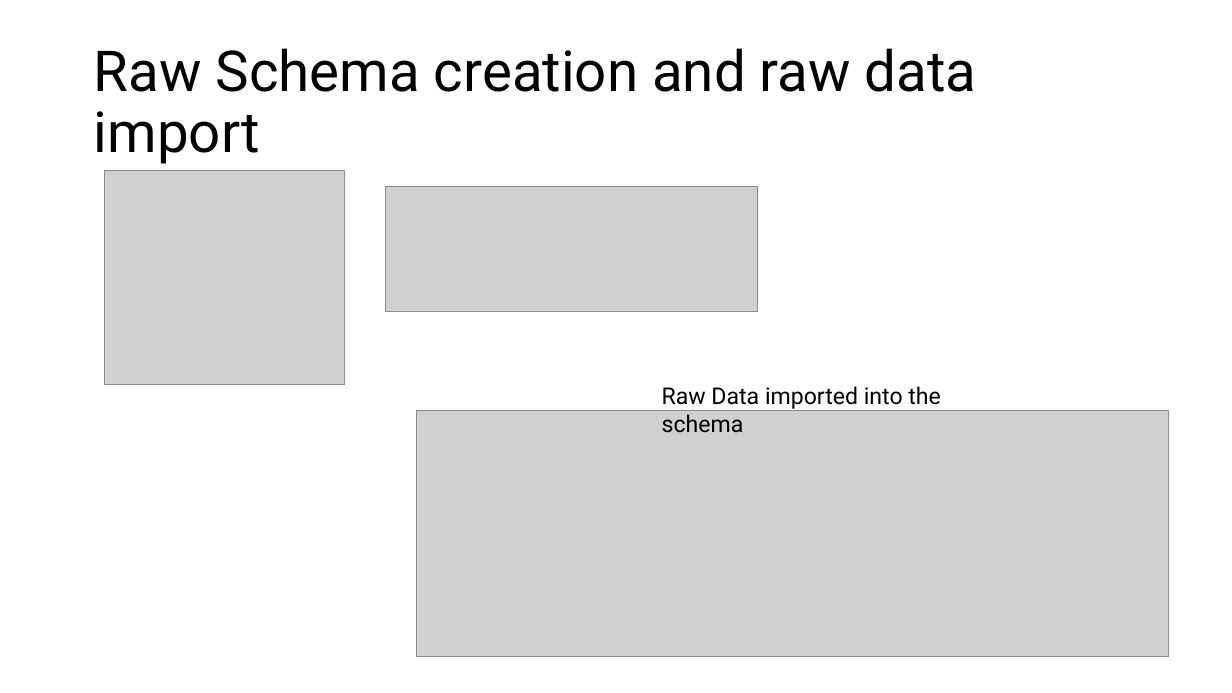
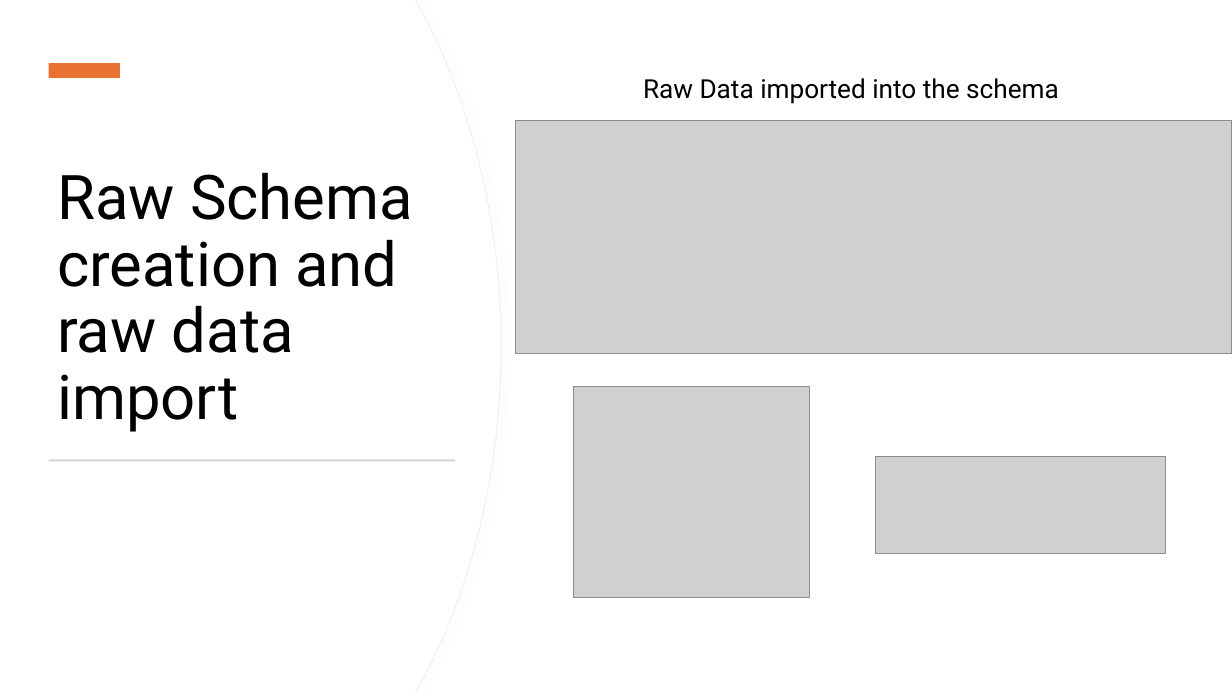
Before and after one commit to za250120548/M_SC_BIGDATA_ERT2025, a slide deck: slide 5 of Unidad_3/work/Unidad3_Evidence.pptx. Drawn at 1232x693 pixels with LibreOffice and Linux fonts; fonts in the diff are those of the drawing; grey boxes stand for pictures. Boxes give left, top, right and bottom in pixels: in the first picture for what was removed or moved away, otherwise in the second. Text is boxed around its words. In the diff, an @@ line names an element or a change of style, - is before the commit and + after.

Commit message:
add name and format to the Unidad3 evidence ppt

```diff
--- a/Unidad_3/work/Unidad3_Evidence.pptx
+++ b/Unidad_3/work/Unidad3_Evidence.pptx
@@ freeform shape added at [0,0,501,693], fill #FFFFFF, outline #EFEFEF 0.75 pt @@
@@ freeform shape added at [0,0,500,693], fill #FFFFFF @@
@@ rectangle added at [49,63,120,78], fill #E97132 @@
@@ text "Raw Data imported into the ...": place and size @@
-text "Raw Data imported into the ..." at [662,386,940,433]
+text "Raw Data imported into the ..." at [643,78,1059,104]
@@ text "Raw Data imported into the ..." at [643,78,1059,104]: size 18 to 20.4 pt; line spacing 1 to 0.7; more space between paragraphs @@
@@ title "Raw Schema creation and raw ...": place and size @@
-title "Raw Schema creation and raw ..." at [94,48,977,164]
+title "Raw Schema creation and raw ..." at [57,172,413,432]
@@ title "Raw Schema creation and raw ..." at [57,172,413,432]: size 44 to 48 pt; vertical alignment middle to bottom @@
@@ picture: place and size @@
-picture at [417,411,1169,656]
+picture at [516,120,1232,353]
@@ picture: place and size @@
-picture at [104,171,344,384]
+picture at [573,387,810,598]
@@ rectangle added at [49,459,456,461], fill #D5D5D5 @@
@@ picture: place and size @@
-picture at [385,187,758,311]
+picture at [876,457,1166,554]
```
Also in this commit, not shown: 6 other slides changed.
